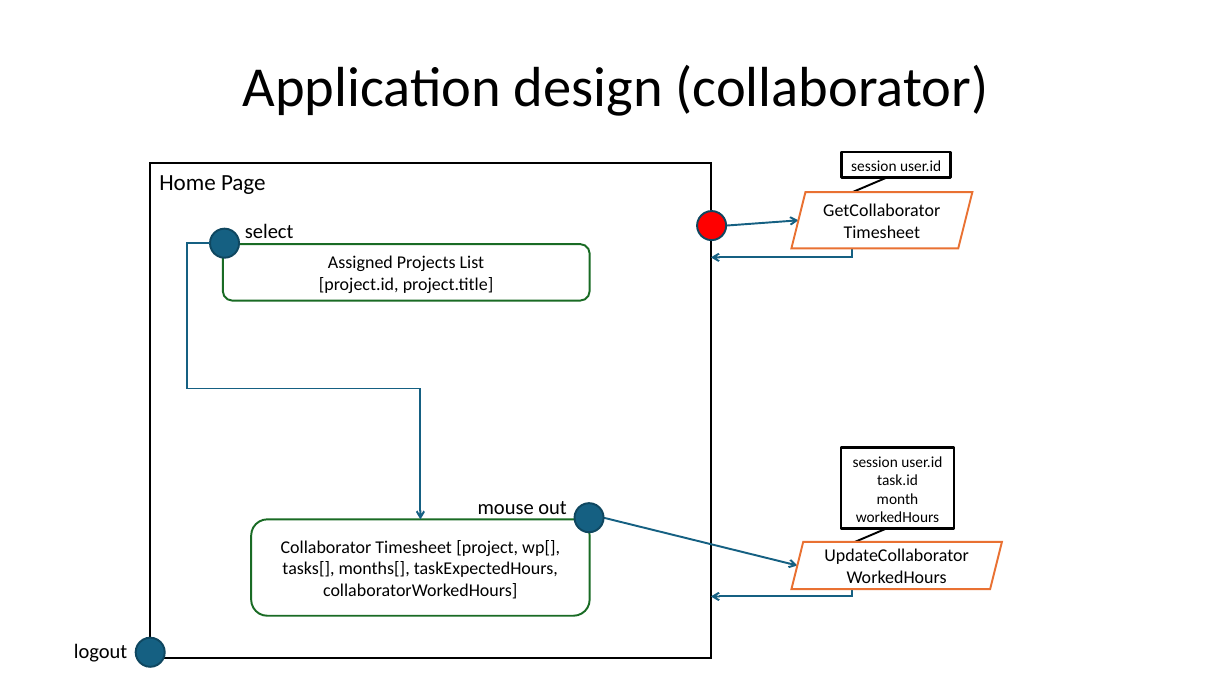
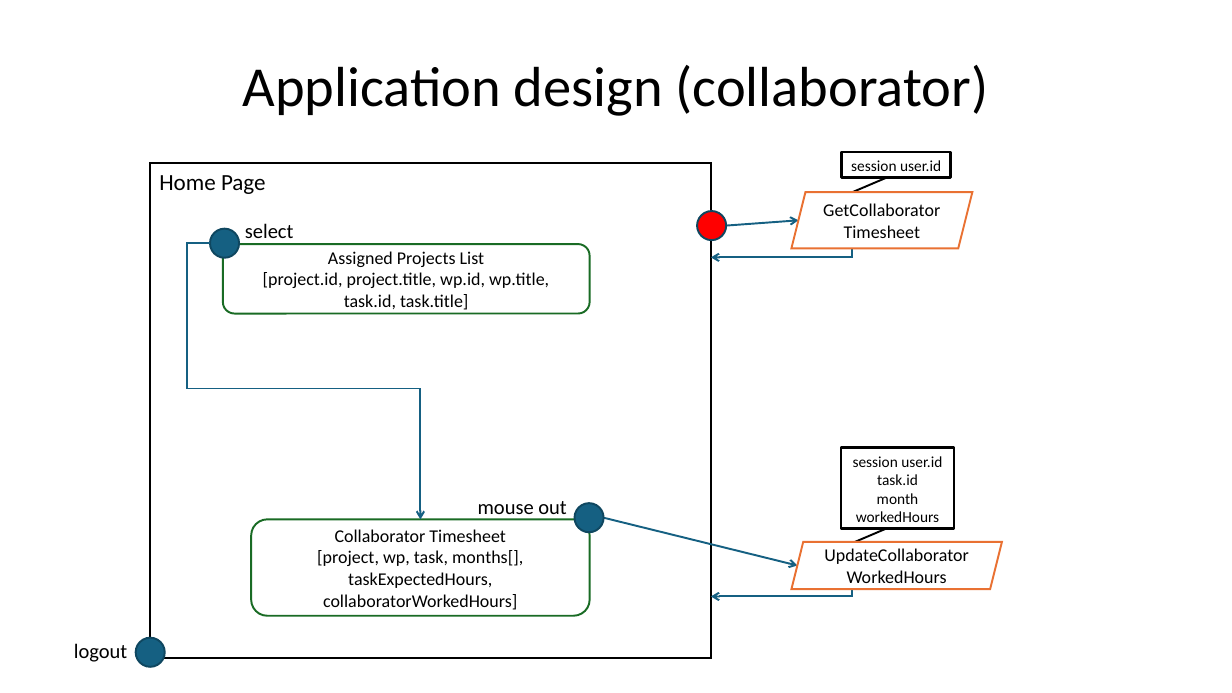
Before and after one commit to gilbertobrambilla/tiw-2026-html, a slide deck: slide 33 of docs/TIW_documentazione.pptx. Drawn at 1232x693 pixels with LibreOffice and Linux fonts; fonts in the diff are those of the drawing. Boxes give left, top, right and bottom in pixels: in the first picture for what was removed or moved away, otherwise in the second. Text is boxed around its words. In the diff, an @@ line names an element or a change of style, - is before the commit and + after.

```diff
--- a/docs/TIW_documentazione.pptx
+++ b/docs/TIW_documentazione.pptx
@@ rounded rectangle "Assigned Projects List": place and size @@
-rounded rectangle "Assigned Projects List" at <box>223,244,590,300</box>
+rounded rectangle "Assigned Projects List" at <box>223,244,590,313</box>
@@ text in rounded rectangle at <box>263,272,549,310</box>: text changed @@
-[project.id, project.title]
+[project.id, project.title, wp.id, wp.title, task.id, task.title]
@@ text in rounded rectangle at <box>317,529,523,610</box>: text changed @@
-Collaborator Timesheet [project, wp[], tasks[], months[], taskExpectedHours, collaboratorWorkedHours]
+Collaborator Timesheet
+[project, wp, task, months[], taskExpectedHours, collaboratorWorkedHours]
```
Also in this commit, not shown: 11 other slides changed, 4 slides added.
